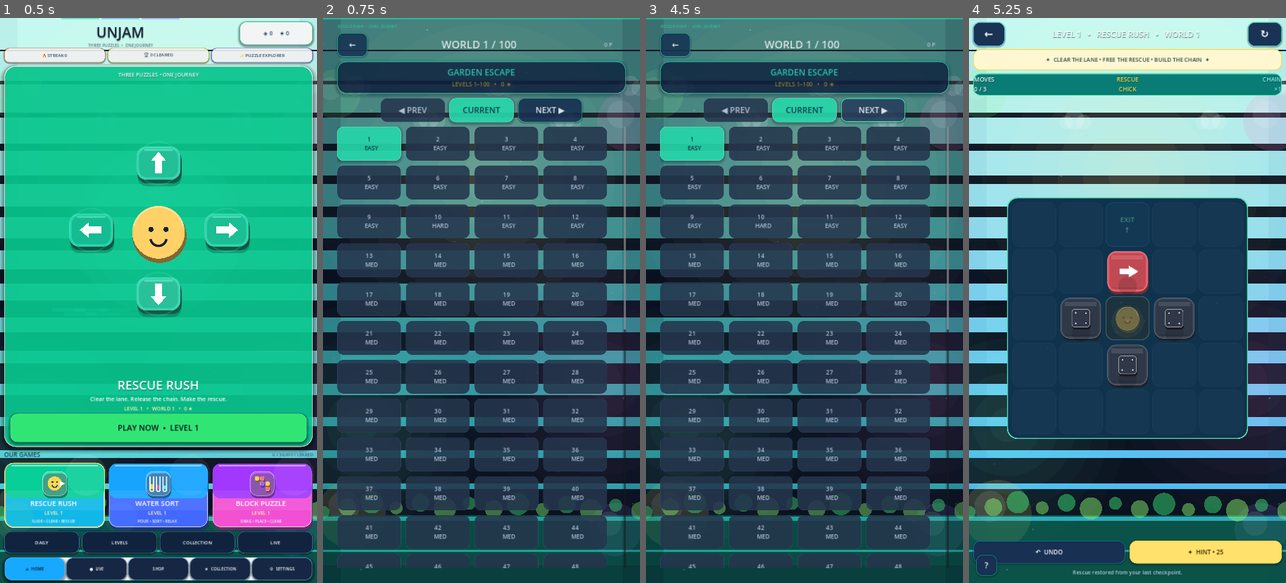
Above: before the commit, frames 1-4 (left to right).
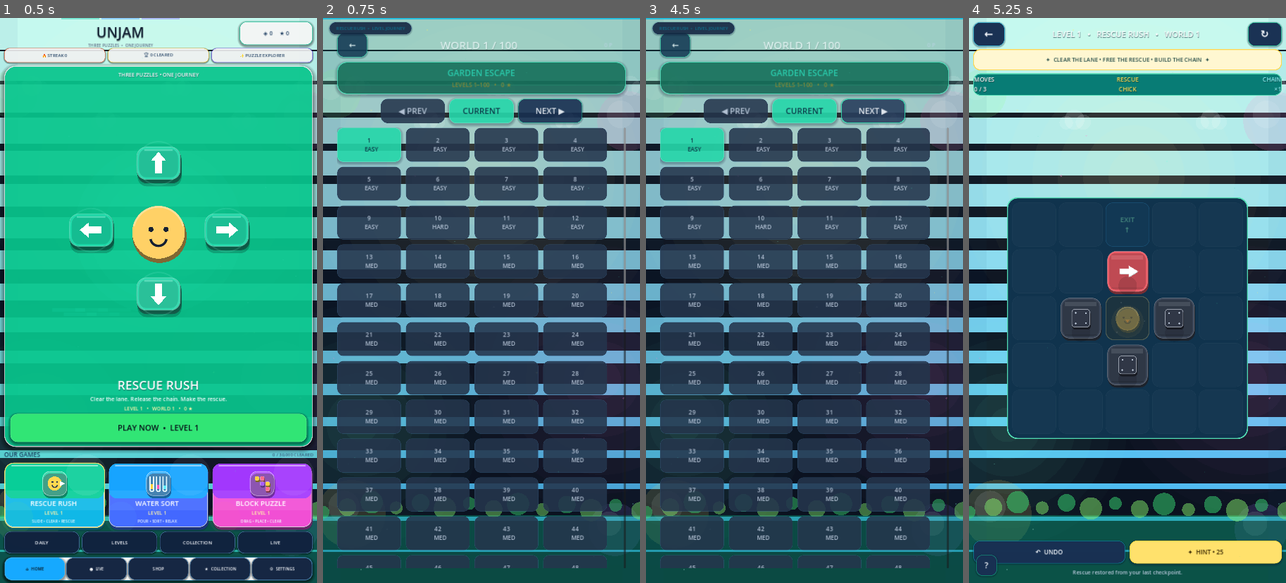
Above: after the commit, the same moments.

Repository: eghosa001/unjam
Game: Godot game, scene res://scenes/Main.tscn
The game is run twice, just before and just after one commit, with the same random seed, the same clock (stepped at 60 frames per second) and the same inputs.
Inputs:
- Up to frame 1 (0.5 s): no input
- Up to frame 2 (0.75 s): click "PLAY NOW • LEVEL 1" at 0.5 s
- Up to frame 3 (4.5 s): click "1 EASY" at 1.25 s; click "GOT IT — PLAY" at 2 s; click "?" at 2.75 s; click "GOT IT — PLAY" at 3.5 s; click "←" at 4.25 s
- Up to frame 4 (5.25 s): click "1 EASY" at 5 s

Frame 1 is identical in both runs. In frame 2, 30% of the frame differs, in the area x 0-100%, y 0-98%; in frame 3, 30%; in frame 4, less than 0.1%.

Commit message:
feat: apply vibrant reference styling across shell surfaces

Diff:
--- a/scripts/ui/premium_surface_manager.gd
+++ b/scripts/ui/premium_surface_manager.gd
@@ -1,5 +1,6 @@
 extends Node
 
+const VIBRANT_REFERENCE_TARGET := "approved-colorful-reference"
 var last_signature := ""
 
 func _ready() -> void:
@@ -38,7 +39,7 @@
 		return
 	var accent := PremiumDesignSystem.accent_for_game(game_id)
 	_configure_background(content, game_id, dark, accent)
-	_polish_tree(content, surface, dark, accent)
+	_polish_tree(content, surface, game_id, dark, accent)
 	_add_surface_chrome(content, surface, game_id, dark, accent)
 	_animate_surface(content)
 
@@ -49,7 +50,12 @@
 		match game_id:
 			"water_sort": motif = 1
 			"block_puzzle": motif = 2
-		backdrop.call("configure", PremiumDesignSystem.game_canvas(game_id, dark), accent, motif)
+		var gradient: Array = PremiumDesignSystem.game_gradient(game_id)
+		var secondary: Color = gradient[1]
+		var canvas := PremiumDesignSystem.vibrant_canvas(game_id)
+		if dark:
+			canvas = canvas.darkened(0.18)
+		backdrop.call("configure", canvas, secondary, motif)
 	PremiumVisuals.set_accent(accent)
 
 func _find_backdrop(node: Node) -> Node:
@@ -69,32 +75,50 @@
 	var path := _script_path(node)
 	return path.contains("water_tube") or path.contains("block_piece_button") or path.contains("block_cell_button") or path.contains("premium_piece_button")
 
-func _polish_tree(node: Node, surface: String, dark: bool, accent: Color) -> void:
+func _polish_tree(node: Node, surface: String, game_id: String, dark: bool, accent: Color) -> void:
 	if not is_instance_valid(node):
 		return
 	if node is Button and not _is_gameplay_widget(node):
 		var button := node as Button
-		button.custom_minimum_size = Vector2(button.custom_minimum_size.x, maxf(button.custom_minimum_size.y, 82.0))
-		button.add_theme_font_size_override("font_size", maxi(20, button.get_theme_font_size("font_size")))
+		button.custom_minimum_size = Vector2(button.custom_minimum_size.x, maxf(button.custom_minimum_size.y, 84.0))
+		button.add_theme_font_size_override("font_size", maxi(21, button.get_theme_font_size("font_size")))
 		var role := _role_for_surface_button(button, surface)
-		var radius := 18 if _looks_like_level_button(button, surface) else 22
+		var radius := 18 if _looks_like_level_button(button, surface) else 24
 		PremiumDesignSystem.apply_button(button, dark, accent, role, radius)
 	elif node is PanelContainer:
 		var panel := node as PanelContainer
 		var emphasis := _panel_emphasis(panel, surface)
-		PremiumDesignSystem.apply_panel(panel, dark, accent, emphasis, 30 if emphasis else 26)
+		_apply_vibrant_panel(panel, surface, game_id, dark, accent, emphasis)
 	elif node is Label:
 		var label := node as Label
 		var fs := label.get_theme_font_size("font_size")
 		if fs > 0:
-			label.add_theme_font_size_override("font_size", fs + (5 if fs >= 28 else 3))
+			label.add_theme_font_size_override("font_size", fs + (6 if fs >= 28 else 3))
 		_polish_label(label, dark, accent)
 	elif node is ProgressBar:
 		var progress := node as ProgressBar
-		progress.add_theme_stylebox_override("background", PremiumDesignSystem.box(PremiumDesignSystem.surface_3(dark), 8, PremiumDesignSystem.border(dark), 1, 0, dark))
-		progress.add_theme_stylebox_override("fill", PremiumDesignSystem.box(accent, 8, accent.lightened(0.12), 1, 0, dark))
+		progress.add_theme_stylebox_override("background", PremiumDesignSystem.box(Color("143a67"), 9, Color("78d7ff"), 1, 0, true))
+		progress.add_theme_stylebox_override("fill", PremiumDesignSystem.box(accent.lightened(0.10), 9, Color.WHITE, 1, 0, true))
 	for child in node.get_children():
-		_polish_tree(child, surface, dark, accent)
+		_polish_tree(child, surface, game_id, dark, accent)
+
+func _apply_vibrant_panel(panel: PanelContainer, surface: String, game_id: String, dark: bool, accent: Color, emphasis: bool) -> void:
+	var gradient: Array = PremiumDesignSystem.game_gradient(game_id)
+	var primary: Color = gradient[0]
+	var secondary: Color = gradient[1]
+	var fill := PremiumDesignSystem.vibrant_surface(game_id)
+	if dark:
+		fill = primary.darkened(0.52).lerp(secondary.darkened(0.50), 0.34)
+	else:
+		fill = fill.lerp(primary.lightened(0.52), 0.18)
+	if surface == "settings":
+		fill = fill.lerp(Color("7bdcff"), 0.12)
+	elif surface == "collection":
+		fill = fill.lerp(Color("f7a4ff"), 0.10)
+	elif surface == "levels":
+		fill = fill.lerp(Color("ffdd71"), 0.08)
+	var edge := Color(accent.lightened(0.24), 0.92 if emphasis else 0.64)
+	panel.add_theme_stylebox_override("panel", PremiumDesignSystem.box(fill, 32 if emphasis else 26, edge, 3 if emphasis else 2, 10 if emphasis else 5, dark))
 
 func _role_for_surface_button(button: Button, surface: String) -> String:
 	var text := button.text.strip_edges().to_upper()
@@ -120,8 +144,8 @@
 func _panel_emphasis(panel: PanelContainer, surface: String) -> bool:
 	if panel.name in ["TutorialPanel", "HomeHero", "JourneyFill"]:
 		return true
-	if surface in ["collection", "levels"]:
-		return panel.custom_minimum_size.y >= 95.0
+	if surface in ["collection", "levels", "settings"]:
+		return panel.custom_minimum_size.y >= 90.0
 	return false
 
 func _polish_label(label: Label, dark: bool, accent: Color) -> void:
@@ -129,6 +153,8 @@
 	var font_size := label.get_theme_font_size("font_size")
 	if font_size >= 30 or text in ["SETTINGS", "RESCUE GARDEN"] or text.begins_with("WORLD "):
 		PremiumDesignSystem.apply_label(label, dark, "title", accent)
+		label.add_theme_color_override("font_shadow_color", Color(0, 0, 0, 0.20))
+		label.add_theme_constant_override("shadow_offset_y", 2)
 	elif "COINS" in text or "★" in text or "PRESTIGE" in text:
 		PremiumDesignSystem.apply_label(label, dark, "accent", PremiumDesignSystem.GOLD)
 	elif font_size <= 19:
@@ -147,27 +173,35 @@
 	chrome.z_index = 2
 	content.add_child(chrome)
 
+	var gradient: Array = PremiumDesignSystem.game_gradient(game_id)
 	var top_line := ColorRect.new()
 	top_line.set_anchors_preset(Control.PRESET_TOP_WIDE)
-	top_line.offset_bottom = 4
-	top_line.color = Color(accent, 0.72 if dark else 0.52)
+	top_line.offset_bottom = 6
+	top_line.color = Color(gradient[1], 0.92)
 	top_line.mouse_filter = Control.MOUSE_FILTER_IGNORE
 	chrome.add_child(top_line)
 
 	var glow := ColorRect.new()
 	glow.set_anchors_preset(Control.PRESET_TOP_WIDE)
-	glow.offset_bottom = 210
-	glow.color = Color(accent, 0.035 if dark else 0.05)
+	glow.offset_bottom = 230
+	glow.color = Color(gradient[0], 0.09 if dark else 0.12)
 	glow.mouse_filter = Control.MOUSE_FILTER_IGNORE
 	chrome.add_child(glow)
 
+	var badge_panel := PanelContainer.new()
+	badge_panel.position = Vector2(22, 14)
+	badge_panel.custom_minimum_size = Vector2(280, 42)
+	badge_panel.add_theme_stylebox_override("panel", PremiumDesignSystem.box(Color("ffffff", 0.82), 18, Color(gradient[0], 0.72), 2, 3, false))
+	badge_panel.mouse_filter = Control.MOUSE_FILTER_IGNORE
+	chrome.add_child(badge_panel)
 	var badge := Label.new()
-	badge.position = Vector2(50, 18)
 	badge.text = "%s  •  %s" % [_game_name(game_id), _surface_name(surface)]
-	badge.add_theme_font_size_override("font_size", 13)
-	badge.add_theme_color_override("font_color", Color(accent, 0.82))
+	badge.horizontal_alignment = HORIZONTAL_ALIGNMENT_CENTER
+	badge.vertical_alignment = VERTICAL_ALIGNMENT_CENTER
+	badge.add_theme_font_size_override("font_size", 15)
+	badge.add_theme_color_override("font_color", gradient[1].darkened(0.35))
 	badge.mouse_filter = Control.MOUSE_FILTER_IGNORE
-	chrome.add_child(badge)
+	badge_panel.add_child(badge)
 
 func _animate_surface(content: Control) -> void:
 	content.modulate.a = 0.82
